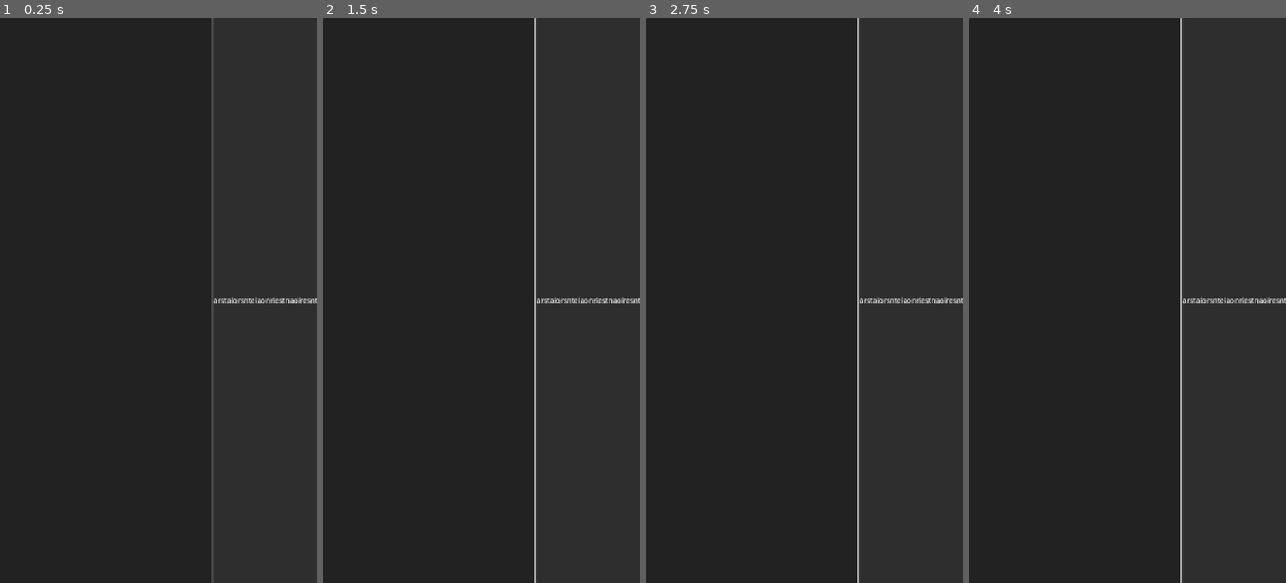
Above: before the commit, frames 1-4 (left to right).
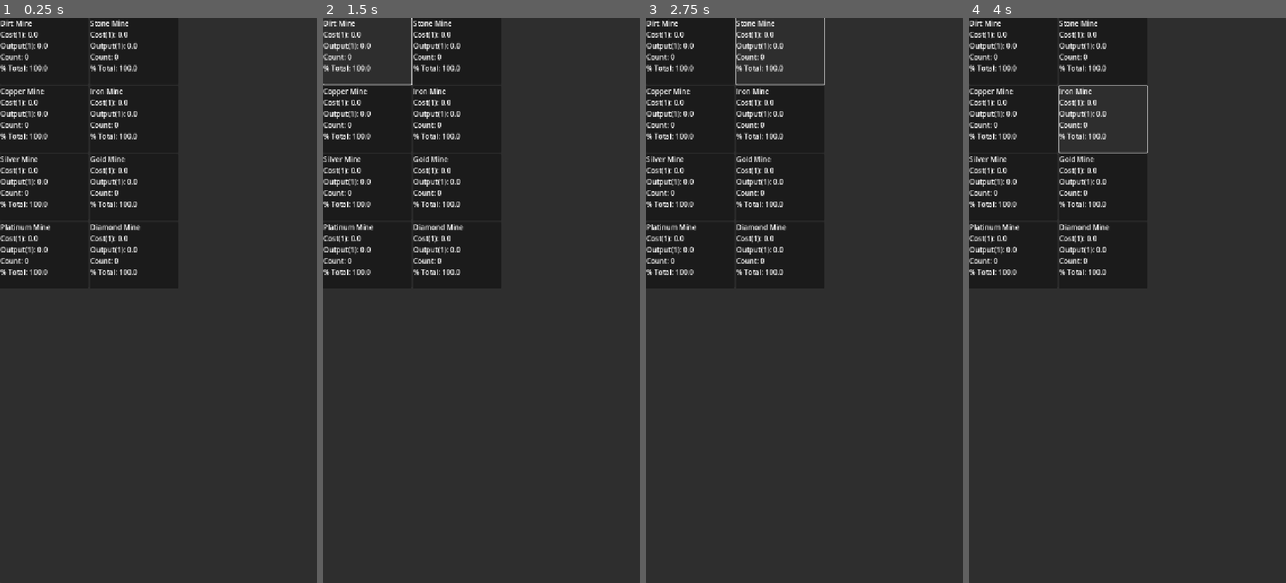
Above: after the commit, the same moments.

Repository: DylanBulfin/IncrementalGameP3
Game: Godot game, scene res://incremental_game.tscn
Two runs of this game, one before a commit and one after it. Both use one fixed random seed, a clock stepped at 60 frames per second and the inputs below.
Inputs (mouse positions are in pixels of both pictures, inside the frame that each line leads up to):
- Up to frame 1 (0.25 s): no input
- Up to frame 2 (1.5 s): click (367, 51) at 0.52 s; click (367, 51) at 1.25 s, where only the run after the commit has a clickable "Dirt Mine Cost(1): 0.0 Output…"
- Up to frame 3 (2.75 s): click (779, 51) at 2 s, where only the run after the commit has a clickable "Stone Mine Cost(1): 0.0 Outpu…"
- Up to frame 4 (4 s): click (1013, 119) at 2.75 s, where only the run after the commit has a clickable "Copper Mine Cost(1): 0.0 Outp…"; click (1102, 119) at 3.5 s, where only the run after the commit has a clickable "Iron Mine Cost(1): 0.0 Output…"

The runs differ from the first frame. In frame 1, 4.0% of the frame differs, in the area x 0-100%, y 0-100%; in frame 2, 4.2%; in frame 3, 4.2%; in frame 4, 4.3%.

Commit message:
Adding basic model

Diff:
--- a/incremental_game.tscn
+++ b/incremental_game.tscn
@@ -1,4 +1,6 @@
-[gd_scene format=3 uid="uid://p6oa85byvbnw"]
+[gd_scene load_steps=2 format=3 uid="uid://p6oa85byvbnw"]
+
+[ext_resource type="Script" uid="uid://btuhaluktqodx" path="res://scripts/screen_manager.gd" id="1_6071b"]
 
 [node name="IncrementalGame" type="Control"]
 layout_mode = 3
@@ -8,6 +10,9 @@
 grow_horizontal = 2
 grow_vertical = 2
 
+[node name="ScreenManager" type="Node" parent="."]
+script = ExtResource("1_6071b")
+
 [node name="HBoxContainer" type="HBoxContainer" parent="."]
 clip_children = 1
 layout_mode = 1
@@ -16,23 +21,11 @@
 offset_right = 1012.0
 grow_vertical = 2
 
-[node name="PanelContainer" type="PanelContainer" parent="HBoxContainer"]
-custom_minimum_size = Vector2(480, 0)
+[node name="SideMenu" type="ItemList" parent="HBoxContainer"]
+unique_name_in_owner = true
+visible = false
 layout_mode = 2
 
-[node name="ItemList" type="ItemList" parent="HBoxContainer/PanelContainer"]
+[node name="ScreenContainer" type="PanelContainer" parent="HBoxContainer"]
+unique_name_in_owner = true
 layout_mode = 2
-
-[node name="PanelContainer2" type="PanelContainer" parent="HBoxContainer"]
-layout_mode = 2
-
-[node name="HBoxContainer" type="HBoxContainer" parent="HBoxContainer/PanelContainer2"]
-layout_mode = 2
-
-[node name="Label" type="Label" parent="HBoxContainer/PanelContainer2/HBoxContainer"]
-layout_mode = 2
-text = "arstaiorsnteiaonriestnaoiresntoiearnst"
-
-[node name="Label2" type="Label" parent="HBoxContainer/PanelContainer2/HBoxContainer"]
-layout_mode = 2
-text = "arstoanrsteioanrseitnaeirsnt"
--- a/project.godot
+++ b/project.godot
@@ -15,6 +15,15 @@
 config/features=PackedStringArray("4.4", "GL Compatibility")
 config/icon="res://icon.svg"
 
+[autoload]
+
+State="*res://scripts/state.gd"
+
+[debug]
+
+gdscript/warnings/untyped_declaration=1
+gdscript/warnings/inferred_declaration=1
+
 [display]
 
 window/size/viewport_width=720
--- /dev/null
+++ b/resources/entities/facility.gd
@@ -0,0 +1,48 @@
+extends Resource
+class_name Facility
+
+signal facility_changed(facility: Facility)
+
+var id: int
+@export var title: String
+@export var base_cost: float
+@export var base_output: float
+@export var cost_ratio: float
+@export var count: int
+@export var tens_multi: float = 2.0
+@export var hundreds_multi: float = 20.0
+
+# Multipliers from various systems
+var count_multi: float:
+	get:
+		var hundreds: int = count / 100
+		var tens: int = (count / 10) - hundreds
+
+		return (hundreds_multi ** hundreds) \
+			 * (tens_multi ** tens)
+
+var upgrades_multi: float:
+	get: return 1.0 # TODO Fix this when upgrades implemented
+
+var materials_multi: float:
+	get: return 1.0 # TODO Fix this when crafting implemented
+
+var cost_count_multi: float:
+	get: return cost_ratio ** count
+
+# This is more of a divisor
+var cost_upgrades_multi: float:
+	get: return 1.0 # TODO Fix this when upgrades implemented
+
+var cost: float:
+	get: return \
+		  base_cost \
+		* cost_count_multi \
+		* cost_upgrades_multi
+
+var output: float:
+	get: return \
+		  base_output \
+		* count_multi \
+		* upgrades_multi \
+		* materials_multi
--- /dev/null
+++ b/resources/entities/material.gd
@@ -0,0 +1,7 @@
+extends Resource
+class_name CMaterial
+
+signal material_changed(CMaterial)
+
+var id
+@export var title: String
--- /dev/null
+++ b/resources/entities/screen.gd
@@ -0,0 +1,11 @@
+extends Resource
+class_name Screen
+
+var id: int
+@export var title: String
+@export var help_title: String
+@export var help_content: String
+
+static var scenes = [
+	preload("res://scenes/screens/facility_screen.tscn")
+]
--- /dev/null
+++ b/resources/entities/upgrade.gd
@@ -0,0 +1,7 @@
+extends Resource
+class_name Upgrade
+
+signal upgrade_changed(Upgrade)
+
+var id
+@export var title: String
--- /dev/null
+++ b/resources/game_data.gd
@@ -0,0 +1,7 @@
+extends Resource
+class_name GameData
+
+@export var facilities: Array[Facility]
+@export var materials: Array[CMaterial]
+@export var upgrades: Array[Upgrade]
+@export var screens: Array[Screen]
--- /dev/null
+++ b/resources/game_data.tres
@@ -0,0 +1,109 @@
+[gd_resource type="Resource" script_class="GameData" load_steps=15 format=3 uid="uid://hd4ps85k4fx5"]
+
+[ext_resource type="Script" uid="uid://bskj18fydavuw" path="res://resources/entities/facility.gd" id="1_yqm58"]
+[ext_resource type="Script" uid="uid://quo18bf08mye" path="res://resources/entities/material.gd" id="2_rolb0"]
+[ext_resource type="Script" uid="uid://b3526uyrv3j5s" path="res://resources/game_data.gd" id="3_raoho"]
+[ext_resource type="Script" uid="uid://dvq252w1v2qpw" path="res://resources/entities/screen.gd" id="3_rolb0"]
+[ext_resource type="Script" uid="uid://cuvkauqs58q0v" path="res://resources/entities/upgrade.gd" id="4_2r4qd"]
+
+[sub_resource type="Resource" id="Resource_rolb0"]
+script = ExtResource("1_yqm58")
+title = "Dirt Mine"
+base_cost = 0.0
+base_output = 0.0
+cost_ratio = 0.0
+count = 0
+tens_multi = 2.0
+hundreds_multi = 20.0
+metadata/_custom_type_script = "uid://bskj18fydavuw"
+
+[sub_resource type="Resource" id="Resource_yqm58"]
+script = ExtResource("1_yqm58")
+title = "Stone Mine"
+base_cost = 0.0
+base_output = 0.0
+cost_ratio = 0.0
+count = 0
+tens_multi = 2.0
+hundreds_multi = 20.0
+metadata/_custom_type_script = "uid://bskj18fydavuw"
+
+[sub_resource type="Resource" id="Resource_raoho"]
+script = ExtResource("1_yqm58")
+title = "Copper Mine"
+base_cost = 0.0
+base_output = 0.0
+cost_ratio = 0.0
+count = 0
+tens_multi = 2.0
+hundreds_multi = 20.0
+metadata/_custom_type_script = "uid://bskj18fydavuw"
+
+[sub_resource type="Resource" id="Resource_2r4qd"]
+script = ExtResource("1_yqm58")
+title = "Iron Mine"
+base_cost = 0.0
+base_output = 0.0
+cost_ratio = 0.0
+count = 0
+tens_multi = 2.0
+hundreds_multi = 20.0
+metadata/_custom_type_script = "uid://bskj18fydavuw"
+
+[sub_resource type="Resource" id="Resource_4oi1i"]
+script = ExtResource("1_yqm58")
+title = "Silver Mine"
+base_cost = 0.0
+base_output = 0.0
+cost_ratio = 0.0
+count = 0
+tens_multi = 2.0
+hundreds_multi = 20.0
+metadata/_custom_type_script = "uid://bskj18fydavuw"
+
+[sub_resource type="Resource" id="Resource_e1k00"]
+script = ExtResource("1_yqm58")
+title = "Gold Mine"
+base_cost = 0.0
+base_output = 0.0
+cost_ratio = 0.0
+count = 0
+tens_multi = 2.0
+hundreds_multi = 20.0
+metadata/_custom_type_script = "uid://bskj18fydavuw"
+
+[sub_resource type="Resource" id="Resource_vt7lq"]
+script = ExtResource("1_yqm58")
+title = "Platinum Mine"
+base_cost = 0.0
+base_output = 0.0
+cost_ratio = 0.0
+count = 0
+tens_multi = 2.0
+hundreds_multi = 20.0
+metadata/_custom_type_script = "uid://bskj18fydavuw"
+
+[sub_resource type="Resource" id="Resource_ws21c"]
+script = ExtResource("1_yqm58")
+title = "Diamond Mine"
+base_cost = 0.0
+base_output = 0.0
+cost_ratio = 0.0
+count = 0
+tens_multi = 2.0
+hundreds_multi = 20.0
+metadata/_custom_type_script = "uid://bskj18fydavuw"
+
+[sub_resource type="Resource" id="Resource_j2wbb"]
+script = ExtResource("3_rolb0")
+title = "Facilities"
+scene_path = "facility_screen"
+metadata/_custom_type_script = "uid://dvq252w1v2qpw"
+
+[resource]
+script = ExtResource("3_raoho")
+facilities = Array[ExtResource("1_yqm58")]([SubResource("Resource_rolb0"), SubResource("Resource_yqm58"), SubResource("Resource_raoho"), SubResource("Resource_2r4qd"), SubResource("Resource_4oi1i"), SubResource("Resource_e1k00"), SubResource("Resource_vt7lq"), SubResource("Resource_ws21c")])
+materials = Array[ExtResource("2_rolb0")]([])
+upgrades = Array[ExtResource("4_2r4qd")]([])
+screens = Array[ExtResource("3_rolb0")]([SubResource("Resource_j2wbb")])
+metadata/_custom_type_script = "uid://b3526uyrv3j5s"
--- /dev/null
+++ b/scenes/components/facility_button.gd
@@ -0,0 +1,24 @@
+extends Control
+
+var base: Facility
+
+func _ready() -> void:
+	update_text()
+
+func init(base_facility: Facility) -> void:
+	base = base_facility
+	base.facility_changed.connect(_on_facility_changed)
+
+func _on_facility_changed(fac: Facility) -> void:
+	if base == fac:
+		update_text()
+
+func update_text() -> void:
+	if base:
+		%Content.text = str(
+			base.title, "\n",
+			"Cost(1): ", base.cost, "\n",
+			"Output(1): ", base.output, "\n",
+			"Count: ", base.count, "\n",
+			"% Total: ", 100.0
+		)
--- /dev/null
+++ b/scenes/components/facility_button.tscn
@@ -0,0 +1,26 @@
+[gd_scene load_steps=2 format=3 uid="uid://b8o5ax3beaofo"]
+
+[ext_resource type="Script" uid="uid://85g4jml6a55d" path="res://scenes/components/facility_button.gd" id="1_2uq1x"]
+
+[node name="FacilityButton" type="Button"]
+custom_minimum_size = Vector2(200, 150)
+offset_right = 200.0
+offset_bottom = 200.0
+script = ExtResource("1_2uq1x")
+
+[node name="PanelContainer" type="PanelContainer" parent="."]
+layout_mode = 1
+anchors_preset = 15
+anchor_right = 1.0
+anchor_bottom = 1.0
+grow_horizontal = 2
+grow_vertical = 2
+
+[node name="Button" type="Button" parent="PanelContainer"]
+layout_mode = 2
+
+[node name="Content" type="Label" parent="PanelContainer/Button"]
+unique_name_in_owner = true
+layout_mode = 1
+offset_right = 1.0
+offset_bottom = 23.0
--- /dev/null
+++ b/scenes/screens/facility_screen.gd
@@ -0,0 +1,9 @@
+extends Control
+
+func _ready() -> void:
+	var button_scene = preload("res://scenes/components/facility_button.tscn")
+
+	for facility in State.facilities:
+		var node = button_scene.instantiate()
+		node.init(facility)
+		%FacilityContainer.add_child(node)
--- /dev/null
+++ b/scenes/screens/facility_screen.tscn
@@ -0,0 +1,27 @@
+[gd_scene load_steps=2 format=3 uid="uid://cfwvrt8gleuqs"]
+
+[ext_resource type="Script" uid="uid://c5e4llpx7ges7" path="res://scenes/screens/facility_screen.gd" id="1_o7qor"]
+
+[node name="FacilityScreen" type="Control"]
+custom_minimum_size = Vector2(720, 0)
+layout_mode = 3
+anchors_preset = 15
+anchor_right = 1.0
+anchor_bottom = 1.0
+grow_horizontal = 2
+grow_vertical = 2
+script = ExtResource("1_o7qor")
+
+[node name="ScrollContainer" type="ScrollContainer" parent="."]
+layout_mode = 2
+offset_right = 720.0
+offset_bottom = 1280.0
+grow_horizontal = 2
+grow_vertical = 2
+
+[node name="FacilityContainer" type="GridContainer" parent="ScrollContainer"]
+unique_name_in_owner = true
+layout_mode = 2
+size_flags_horizontal = 3
+size_flags_vertical = 3
+columns = 2
--- /dev/null
+++ b/scripts/screen_manager.gd
@@ -0,0 +1,24 @@
+extends Node
+
+var curr_screen: int = 0
+var screen_nodes: Array[Node]
+
+func _ready() -> void:
+	for screen in State.screens:
+		%SideMenu.add_item(screen.title)
+		var node = Screen.scenes[screen.id].instantiate()
+		screen_nodes.append(node)
+		%ScreenContainer.add_child(node)
+
+	%SideMenu.item_selected.connect(switch_to_screen)
+
+func switch_to_screen(id: int) -> void:
+	if curr_screen == id: return
+
+	%SideMenu.visible = false
+
+	# "deactivate" old screen
+	screen_nodes[curr_screen].visible = false
+	screen_nodes[id].visible = true
+
+	curr_screen = id
--- /dev/null
+++ b/scripts/state.gd
@@ -0,0 +1,20 @@
+extends Node
+
+var screens: Array[Screen]
+
+var facilities: Array[Facility]
+var upgrades: Array[Upgrade]
+var materials: Array[CMaterial]
+
+func _ready() -> void:
+	var data: GameData = preload("res://resources/game_data.tres")
+	screens = data.screens
+	facilities = data.facilities
+	upgrades = data.upgrades
+	materials = data.materials
+
+	# initialize ids
+	for i in len(screens): screens[i].id = i
+	for i in len(facilities): facilities[i].id = i
+	for i in len(upgrades): upgrades[i].id = i
+	for i in len(materials): materials[i].id = i
Not shown, added: resources/entities/facility.gd.uid
Not shown, added: resources/entities/material.gd.uid
Not shown, added: resources/entities/screen.gd.uid
Not shown, added: resources/entities/upgrade.gd.uid
Not shown, added: resources/game_data.gd.uid
Not shown, added: scenes/components/facility_button.gd.uid
Not shown, added: scenes/screens/facility_screen.gd.uid
Not shown, added: scripts/screen_manager.gd.uid
Not shown, added: scripts/state.gd.uid
